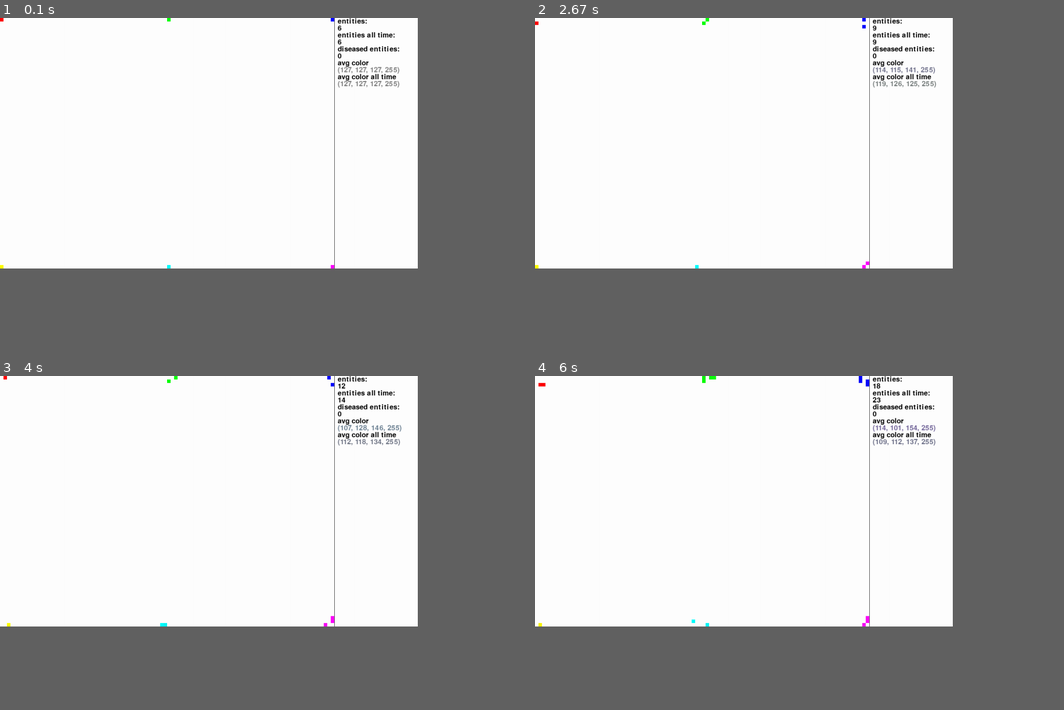
Above: before the commit, frames 1-4 (two rows, left to right).
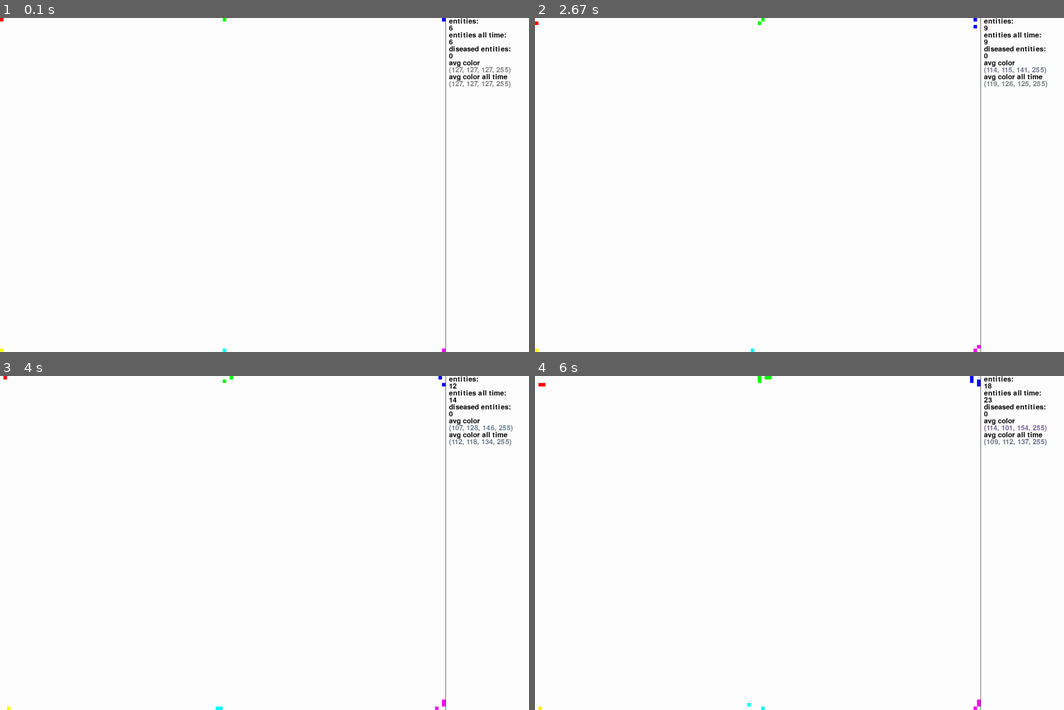
Above: after the commit, the same moments.

Repository: sbwhitt/pygame-life-simulation
Game: pygame game, started from main.py
The game is run twice, just before and just after one commit, with the same random seed, the same clock (stepped at 60 frames per second) and the same inputs.
Inputs:
- Up to frame 1 (0.1 s): no input
- Up to frame 2 (2.67 s): no input
- Up to frame 3 (4 s): no input
- Up to frame 4 (6 s): no input
The window is 710x426 before the commit and 899x568 after it. Grey fills any space a smaller window leaves; there, only what the larger window draws over its background counts as a difference.

The runs differ from the first frame. In frame 1, 1.6% of the frame differs, in the area x 0-97%, y 0-100%; in frame 2, 1.6%; in frame 3, 1.7%; in frame 4, 1.8%.

Commit message:
add entity limit and up screen size

Diff:
--- a/entity_manager.py
+++ b/entity_manager.py
@@ -132,7 +132,7 @@
         for c in collisions:
             if c != eater and random.randint(0, 1) == 1:
                 self._spread_color([eater, c])
-                eater.age_limit += c.age_limit
+                eater.age_limit += 1
                 eater.nourished = True
                 c.eaten = True
                 self._remove_entity(c)
@@ -150,9 +150,10 @@
     def _handle_aging(self, e: Entity, clock_time: int) -> None:
         if e.age_timer > settings.AGE_LENGTH:
             e.age += 1
-            offspring = e.reproduce()
-            if offspring:
-                self._add_entity(offspring)
+            if len(self.entities) < settings.ENTITY_LIMIT:
+                offspring = e.reproduce()
+                if offspring:
+                    self._add_entity(offspring)
             e.age_timer = 0
         else:
             e.age_timer += clock_time
--- a/settings.py
+++ b/settings.py
@@ -1,5 +1,7 @@
-WINDOW_WIDTH = 960
-WINDOW_HEIGHT = 720
+# both settings have to be divisible by 20
+WINDOW_WIDTH = 1280
+WINDOW_HEIGHT = 960
+
 STATS_WIDTH = 240
 
 FONT_SIZE = 20
@@ -8,6 +10,7 @@
 AGE_LENGTH = 1700
 MOVE_INTERVAL = 50
 DIR_INTERVAL = 700
+ENTITY_LIMIT = 4000
 
 IN_GAME_SETTINGS= {"MARK_DISEASED": 1, "LOGGING": 0}
 
